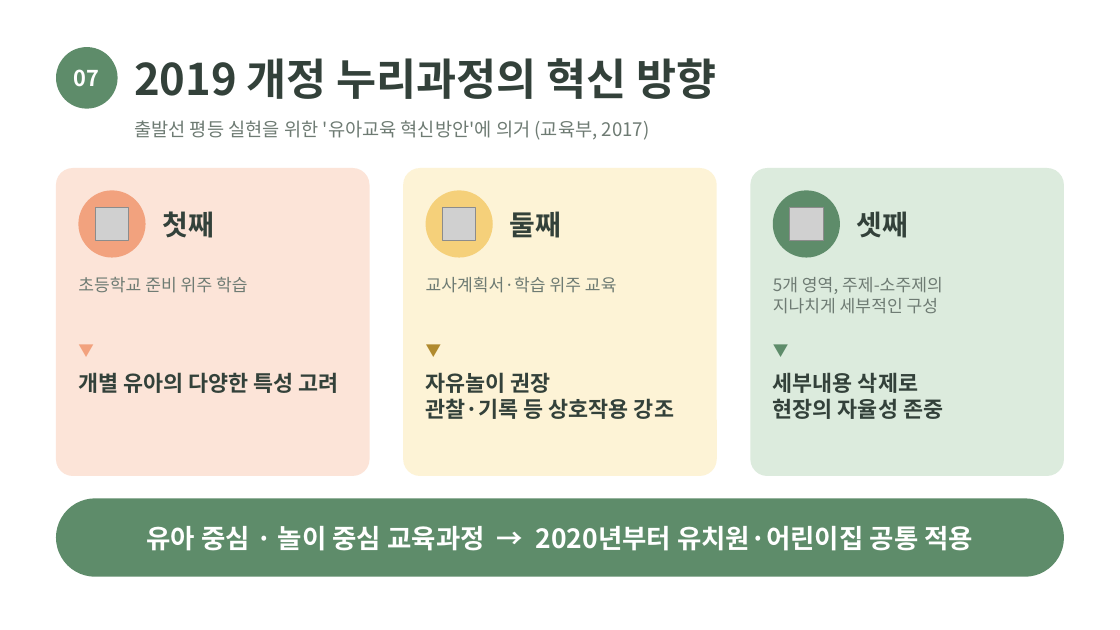
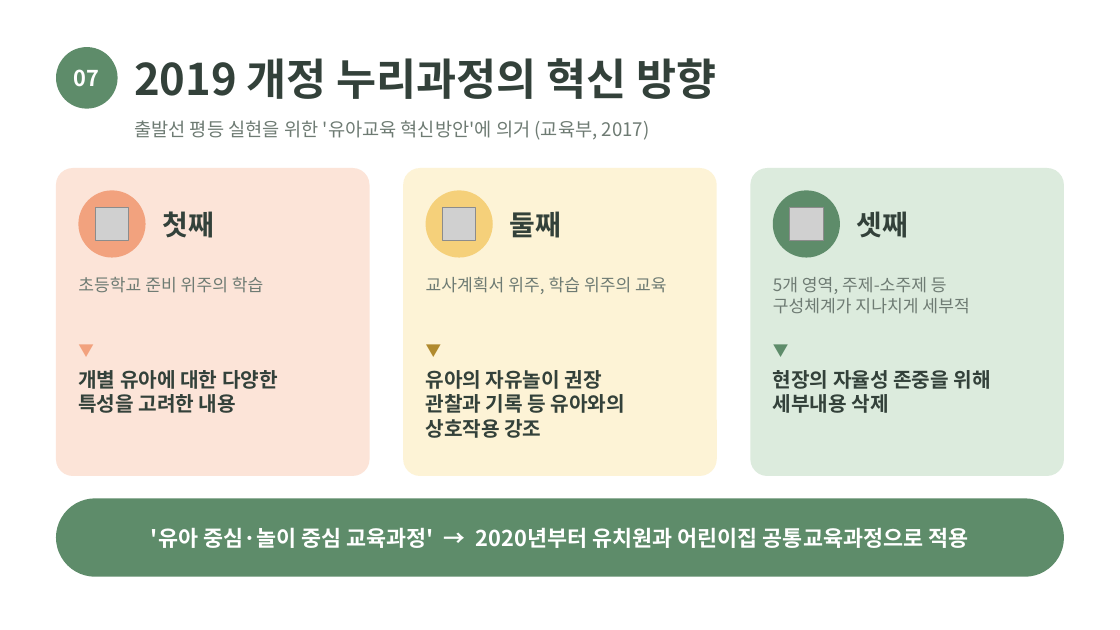
Before and after one commit to darofarm/automation, a slide deck: slide 7 of slides/교육과정의_계획과_운영_합본.pptx. Drawn at 1120x630 pixels with LibreOffice and Linux fonts; fonts in the diff are those of the drawing; grey boxes stand for pictures. Boxes give left, top, right and bottom in pixels: in the first picture for what was removed or moved away, otherwise in the second. Text is boxed around its words. In the diff, an @@ line names an element or a change of style, - is before the commit and + after.

```diff
--- a/slides/교육과정의_계획과_운영_합본.pptx
+++ b/slides/교육과정의_계획과_운영_합본.pptx
@@ text at (78, 277, 264, 293): text changed @@
-초등학교 준비 위주 학습
+초등학교 준비 위주의 학습
@@ text at (426, 277, 667, 294): text changed @@
-교사계획서·학습 위주 교육
+교사계획서 위주, 학습 위주의 교육
@@ text at (773, 277, 969, 313): text changed @@
-5개 영역, 주제-소주제의
-지나치게 세부적인 구성
+5개 영역, 주제-소주제 등
+구성체계가 지나치게 세부적
@@ text at (78, 370, 278, 413): text changed; size 14 to 13 pt @@
-개별 유아의 다양한 특성 고려
+개별 유아에 대한 다양한
+특성을 고려한 내용
@@ text at (426, 370, 625, 438): text changed; size 14 to 13 pt @@
-자유놀이 권장
-관찰·기록 등 상호작용 강조
+유아의 자유놀이 권장
+관찰과 기록 등 유아와의
+상호작용 강조
@@ text at (773, 370, 991, 413): text changed; size 14 to 13 pt @@
-세부내용 삭제로
-현장의 자율성 존중
+현장의 자율성 존중을 위해
+세부내용 삭제
@@ text at (151, 527, 968, 548): text changed; size 17 to 14 pt @@
-유아 중심 · 놀이 중심 교육과정 → 2020년부터 유치원·어린이집 공통 적용
+'유아 중심·놀이 중심 교육과정' → 2020년부터 유치원과 어린이집 공통교육과정으로 적용
```
Also in this commit, not shown: 13 other slides changed, 15 other files.
